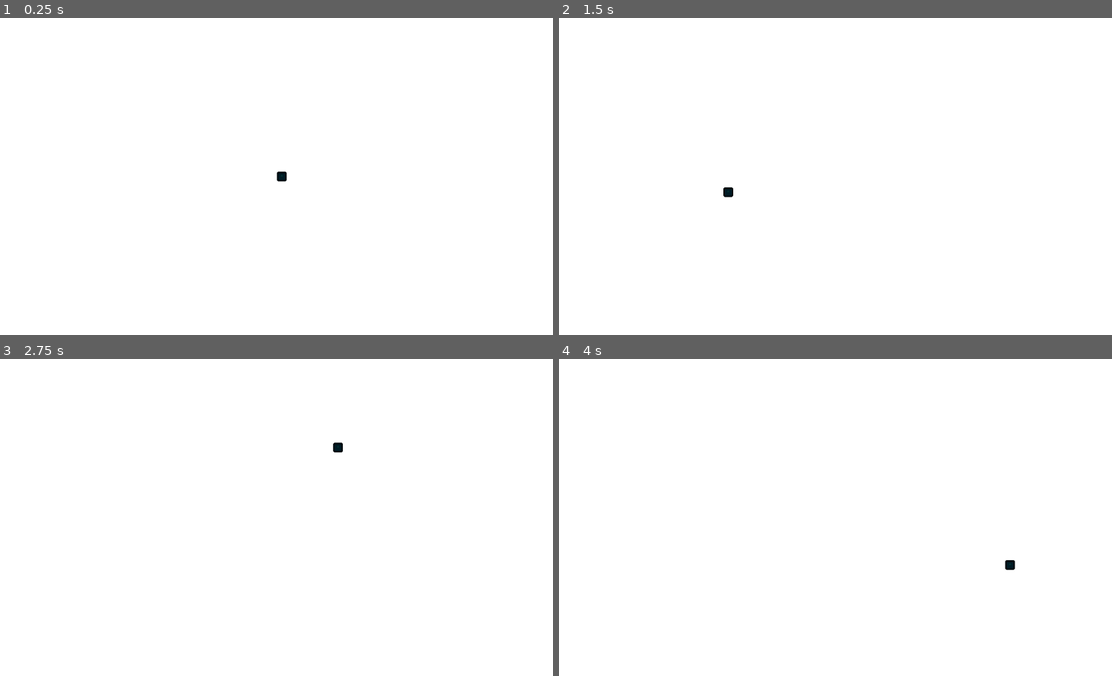
Above: before the commit, frames 1-4 (two rows, left to right).
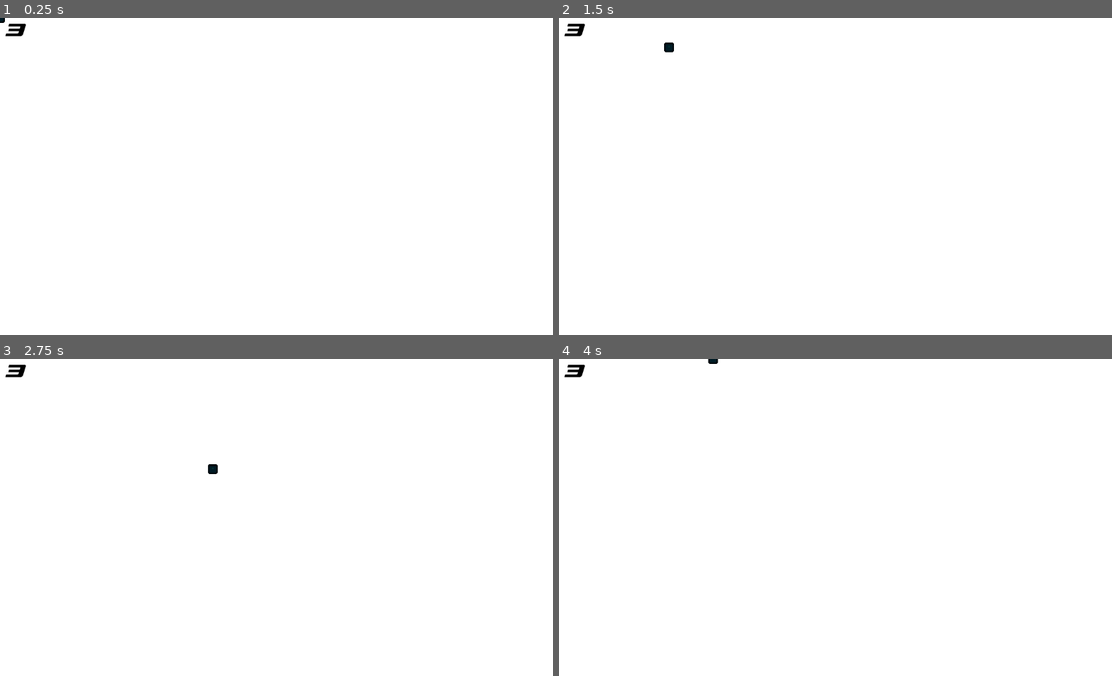
Above: after the commit, the same moments.

Repository: Savio-888/Trabalho-Logica-Jogo
Game: Godot game, scene res://Scenes/Game.tscn
The game is run twice, just before and just after one commit, with the same random seed, the same clock (stepped at 60 frames per second) and the same inputs. The engine's default icon, where the game draws it, is replaced by a stand-in: a white triangle on a blue panel in a dark square.
Inputs (mouse positions are in pixels of both pictures, inside the frame that each line leads up to):
- Up to frame 1 (0.25 s): no input
- Up to frame 2 (1.5 s): tap Enter at 0.5 s; move the mouse to (962, 160) at 0.52 s; hold Right (right, bound only after the commit) 0.53-1.28 s; tap Space at 1.25 s; move the mouse to (730, 192) at 1.27 s; hold Down (down, bound only after the commit) from 1.28 s (still down)
- Up to frame 3 (2.75 s): move the mouse to (337, 447) at 2.02 s; release Down (down, bound only after the commit) at 2.03 s; hold Right (right, bound only after the commit) from 2.03 s (still down)
- Up to frame 4 (4 s): move the mouse to (813, 580) at 2.77 s; release Right (right, bound only after the commit) at 2.78 s; hold Up (up, bound only after the commit) 2.78-3.53 s; move the mouse to (1012, 565) at 3.52 s; hold Left (left, bound only after the commit) from 3.53 s (still down)

The runs differ from the first frame. In frame 1, 0.2% of the frame differs, in the area x 0-52%, y 0-52%; in frame 2, 0.2%, in the area x 0-32%, y 1-57%; in frame 3, 0.2%; in frame 4, 0.2%.

Commit message:
Adicionando primeiros esboços da Hud, além de organizar os códigos em pastas. Também implementei a cena do spawner e do game over, pra futura referência.

Diff:
--- a/Scenes/Game.tscn
+++ b/Scenes/Game.tscn
@@ -11,8 +11,10 @@
 offset_right = 1152.0
 offset_bottom = 648.0
 
-[node name="Player" parent="." instance=ExtResource("2_j5yw3")]
+[node name="Objects" type="Node2D" parent="."]
 
-[node name="Spawner" parent="." instance=ExtResource("3_j5yw3")]
+[node name="Player" parent="Objects" instance=ExtResource("2_j5yw3")]
+
+[node name="Spawner" parent="Objects" instance=ExtResource("3_j5yw3")]
 position = Vector2(1177, -70)
-rotation = 0.68258613
+rotation = 0.6825861
--- /dev/null
+++ b/Scenes/GameOver.tscn
@@ -0,0 +1,100 @@
+[gd_scene load_steps=5 format=3 uid="uid://bh14wk57ypkmy"]
+
+[ext_resource type="Script" uid="uid://4ty3aur8i2kh" path="res://Scripts/HUD/game_over.gd" id="1_k52d1"]
+[ext_resource type="FontFile" uid="uid://dbysrtfs0r7n1" path="res://Dream MMA.ttf" id="1_m5628"]
+
+[sub_resource type="LabelSettings" id="LabelSettings_k52d1"]
+font = ExtResource("1_m5628")
+font_size = 120
+
+[sub_resource type="LabelSettings" id="LabelSettings_m5628"]
+font = ExtResource("1_m5628")
+
+[node name="GameOver" type="CanvasLayer"]
+script = ExtResource("1_k52d1")
+
+[node name="ColorRect" type="ColorRect" parent="."]
+anchors_preset = 15
+anchor_right = 1.0
+anchor_bottom = 1.0
+grow_horizontal = 2
+grow_vertical = 2
+color = Color(0, 0, 0, 1)
+
+[node name="MarginContainer" type="MarginContainer" parent="."]
+anchors_preset = 15
+anchor_right = 1.0
+anchor_bottom = 1.0
+grow_horizontal = 2
+grow_vertical = 2
+theme_override_constants/margin_left = 10
+theme_override_constants/margin_top = 45
+theme_override_constants/margin_right = 10
+theme_override_constants/margin_bottom = 10
+
+[node name="Label" type="Label" parent="MarginContainer"]
+layout_mode = 2
+size_flags_horizontal = 4
+size_flags_vertical = 0
+text = "game over"
+label_settings = SubResource("LabelSettings_k52d1")
+
+[node name="tryagain" type="Button" parent="."]
+self_modulate = Color(0.012617188, 0.012617188, 0.012617188, 1)
+anchors_preset = 8
+anchor_left = 0.5
+anchor_top = 0.5
+anchor_right = 0.5
+anchor_bottom = 0.5
+offset_left = -225.0
+offset_top = -75.0
+offset_right = 225.0
+offset_bottom = 75.0
+grow_horizontal = 2
+grow_vertical = 2
+
+[node name="Label" type="Label" parent="tryagain"]
+layout_mode = 1
+anchors_preset = 8
+anchor_left = 0.5
+anchor_top = 0.5
+anchor_right = 0.5
+anchor_bottom = 0.5
+offset_left = -20.0
+offset_top = -11.5
+offset_right = 20.0
+offset_bottom = 11.5
+grow_horizontal = 2
+grow_vertical = 2
+text = "try again"
+label_settings = SubResource("LabelSettings_m5628")
+
+[node name="close" type="Button" parent="."]
+self_modulate = Color(0.012617188, 0.012617188, 0.012617188, 1)
+anchors_preset = 8
+anchor_left = 0.5
+anchor_top = 0.5
+anchor_right = 0.5
+anchor_bottom = 0.5
+offset_left = -225.0
+offset_top = 45.0
+offset_right = 225.0
+offset_bottom = 195.0
+grow_horizontal = 2
+grow_vertical = 2
+
+[node name="Label" type="Label" parent="close"]
+layout_mode = 1
+anchors_preset = 8
+anchor_left = 0.5
+anchor_top = 0.5
+anchor_right = 0.5
+anchor_bottom = 0.5
+offset_left = -20.0
+offset_top = -11.5
+offset_right = 20.0
+offset_bottom = 11.5
+grow_horizontal = 2
+grow_vertical = 2
+text = "start menu"
+label_settings = SubResource("LabelSettings_m5628")
--- a/Scenes/bullet.tscn
+++ /dev/null
@@ -1,17 +0,0 @@
-[gd_scene load_steps=3 format=3 uid="uid://c4juin13qwaqi"]
-
-[ext_resource type="Script" uid="uid://b1wg1h1hv1usl" path="res://Scripts/bullet.gd" id="1_oduel"]
-[ext_resource type="Texture2D" uid="uid://bjct7or27j0h4" path="res://icon.svg" id="1_xjght"]
-
-[node name="Bullet" type="Node2D"]
-script = ExtResource("1_oduel")
-
-[node name="Sprite2D" type="Sprite2D" parent="."]
-modulate = Color(0, 0, 0, 1)
-scale = Vector2(0.1, 0.1)
-texture = ExtResource("1_xjght")
-
-[node name="RayCast2D" type="RayCast2D" parent="."]
-position = Vector2(-6, -6)
-target_position = Vector2(12, 12)
-collide_with_areas = true
--- a/Scenes/enemy1.tscn
+++ b/Scenes/enemy1.tscn
@@ -1,6 +1,6 @@
 [gd_scene load_steps=3 format=3 uid="uid://gph8vhk0rr33"]
 
-[ext_resource type="Script" uid="uid://jpo2n12c5apy" path="res://Scripts/enemy1.gd" id="1_mxdow"]
+[ext_resource type="Script" uid="uid://jpo2n12c5apy" path="res://Scripts/Inimigos/enemy1.gd" id="1_mxdow"]
 [ext_resource type="Texture2D" uid="uid://bjct7or27j0h4" path="res://icon.svg" id="2_afpow"]
 
 [node name="Enemy1" type="Node2D"]
--- /dev/null
+++ b/Scenes/enemybullet.tscn
@@ -0,0 +1,17 @@
+[gd_scene load_steps=3 format=3 uid="uid://c4juin13qwaqi"]
+
+[ext_resource type="Script" uid="uid://b1wg1h1hv1usl" path="res://Scripts/Inimigos/enemybullet.gd" id="1_0y01j"]
+[ext_resource type="Texture2D" uid="uid://bjct7or27j0h4" path="res://icon.svg" id="2_yhite"]
+
+[node name="Bullet" type="Node2D"]
+script = ExtResource("1_0y01j")
+
+[node name="Sprite2D" type="Sprite2D" parent="."]
+modulate = Color(0, 0, 0, 1)
+scale = Vector2(0.1, 0.1)
+texture = ExtResource("2_yhite")
+
+[node name="RayCast2D" type="RayCast2D" parent="."]
+position = Vector2(-6, -6)
+target_position = Vector2(12, 12)
+collide_with_areas = true
--- a/Scenes/player.tscn
+++ b/Scenes/player.tscn
@@ -1,10 +1,17 @@
-[gd_scene load_steps=4 format=3 uid="uid://blo6oavb3cb2x"]
+[gd_scene load_steps=7 format=3 uid="uid://blo6oavb3cb2x"]
 
 [ext_resource type="Script" uid="uid://beepsxmdoy3q2" path="res://Scripts/player.gd" id="1_cvnsp"]
 [ext_resource type="Texture2D" uid="uid://bjct7or27j0h4" path="res://icon.svg" id="2_6t5aa"]
+[ext_resource type="Script" uid="uid://b5me61bpbpi5l" path="res://Scripts/HUD/hudplayer.gd" id="3_vgqql"]
+[ext_resource type="FontFile" uid="uid://dbysrtfs0r7n1" path="res://Dream MMA.ttf" id="4_fkybt"]
 
 [sub_resource type="RectangleShape2D" id="RectangleShape2D_vgqql"]
 size = Vector2(38, 38)
+
+[sub_resource type="LabelSettings" id="LabelSettings_x3wgy"]
+font = ExtResource("4_fkybt")
+font_size = 36
+font_color = Color(0, 0, 0, 1)
 
 [node name="Player" type="Node2D"]
 scale = Vector2(0.5, 0.5)
@@ -19,3 +26,30 @@
 
 [node name="CollisionShape2D" type="CollisionShape2D" parent="Area2D"]
 shape = SubResource("RectangleShape2D_vgqql")
+
+[node name="HUD" type="CanvasLayer" parent="."]
+script = ExtResource("3_vgqql")
+
+[node name="BarradeVida" type="MarginContainer" parent="HUD"]
+anchors_preset = 15
+anchor_right = 1.0
+anchor_bottom = 1.0
+grow_horizontal = 2
+grow_vertical = 2
+theme_override_constants/margin_left = 10
+theme_override_constants/margin_top = 10
+theme_override_constants/margin_right = 10
+theme_override_constants/margin_bottom = 10
+
+[node name="UI" type="Control" parent="HUD/BarradeVida"]
+layout_mode = 2
+
+[node name="barravida" type="Label" parent="HUD/BarradeVida/UI"]
+unique_name_in_owner = true
+layout_mode = 0
+offset_right = 40.0
+offset_bottom = 23.0
+text = "3"
+label_settings = SubResource("LabelSettings_x3wgy")
+horizontal_alignment = 1
+vertical_alignment = 1
--- /dev/null
+++ b/Scripts/HUD/game_over.gd
@@ -0,0 +1,3 @@
+extends CanvasLayer
+func _ready():
+	Input.set_mouse_mode(Input.MOUSE_MODE_VISIBLE)
--- /dev/null
+++ b/Scripts/HUD/hudplayer.gd
@@ -0,0 +1,9 @@
+extends CanvasLayer
+
+@onready var player : Node2D = $".."
+@onready var barravida: Label = %barravida
+func _ready():
+	player.vida_mudada.connect(se_vida_muda)
+
+func se_vida_muda(value: int, max_value: int):
+	barravida.text = str(value)
--- /dev/null
+++ b/Scripts/Inimigos/enemy1.gd
@@ -0,0 +1,28 @@
+extends Node2D
+
+# Script base do primeiro inimigo do jogo. Conforme eu for criando mais inimigos
+# eu vou mudando o script. Mas essa é a base.
+
+var bullet_scene = preload("res://Scenes/enemybullet.tscn")
+var dir = Vector2(0, 4)
+func _ready():
+	$Timer.set_wait_time(1)
+	$Timer.start()
+func _process(_delta):
+	self.position += dir.rotated(self.rotation)
+func spawn_bullets():
+	var b1 = bullet_scene.instantiate()
+	b1.position = self.position
+	b1.rotation = self.rotation
+	b1.dir = Vector2(.5, 6)
+
+	var b2 = bullet_scene.instantiate()
+	b2.position = self.position
+	b2.rotation = self.rotation
+	b2.dir = Vector2(-.5, 6)
+
+	get_parent().add_child(b1)
+	get_parent().add_child(b2)
+
+func timeout() -> void:
+	spawn_bullets()
--- /dev/null
+++ b/Scripts/Inimigos/enemybullet.gd
@@ -0,0 +1,15 @@
+extends Node2D
+
+# Script base da bala dos inimigos.
+var dir = Vector2(1, 0)
+
+func _ready():
+	pass
+
+func _process(_delta):
+	self.position += dir.rotated(self.rotation) # Define posição e rotação, baseado na direção em que foi lançado.
+	if($RayCast2D.is_colliding()): # Checa se o Raycast (colisão da bala) entrou em contato com alguma outra coisa (o player).
+		var collid = $RayCast2D.get_collider().get_parent()
+		if collid.type == "PLAYER":
+			collid.tomar_dano(1)
+			queue_free()
--- a/Scripts/bullet.gd
+++ /dev/null
@@ -1,12 +0,0 @@
-extends Node2D
-
-# Script base da bala dos inimigos.
-var dir = Vector2(1, 0)
-
-func _ready():
-	pass
-
-func _process(_delta):
-	self.position += dir.rotated(self.rotation) # Define posição e rotação, baseado na direção em que foi lançado.
-	if($RayCast2D.is_colliding()): # Checa se o Raycast (colisão da bala) entrou em contato com alguma outra coisa (o player).
-		print('HIT!!') # Isso é so pra teste só.
--- a/Scripts/enemy1.gd
+++ /dev/null
@@ -1,28 +0,0 @@
-extends Node2D
-
-# Script base do primeiro inimigo do jogo. Conforme eu for criando mais inimigos
-# eu vou mudando o script. Mas essa é a base.
-
-var bullet_scene = preload("res://Scenes/bullet.tscn")
-var dir = Vector2(0, 4)
-func _ready():
-	$Timer.set_wait_time(1)
-	$Timer.start()
-func _process(_delta):
-	self.position += dir.rotated(self.rotation)
-func spawn_bullets():
-	var b1 = bullet_scene.instantiate()
-	b1.position = self.position
-	b1.rotation = self.rotation
-	b1.dir = Vector2(.5, 6)
-
-	var b2 = bullet_scene.instantiate()
-	b2.position = self.position
-	b2.rotation = self.rotation
-	b2.dir = Vector2(-.5, 6)
-
-	get_parent().add_child(b1)
-	get_parent().add_child(b2)
-
-func timeout() -> void:
-	spawn_bullets()
--- a/Scripts/game.gd
+++ b/Scripts/game.gd
@@ -1,8 +1,10 @@
 extends Node2D
 
 # Script principal do overworld do jogo.
-
 func _ready():
 	Input.set_mouse_mode(Input.MOUSE_MODE_HIDDEN) # Tira o mouse da tela
-	$Spawner.spawn_time = 1.5
 	# enquanto ele estiver dentro da janela
+	$Objects/Spawner.spawn_time = 1.5
+func _process(_delta):
+	if $Objects/Player/HUD/BarradeVida/UI/barravida.text == str(0):
+		get_tree().change_scene_to_file("res://Scenes/GameOver.tscn")
--- a/Scripts/player.gd
+++ b/Scripts/player.gd
@@ -1,6 +1,23 @@
 extends Node2D
+
+var type = "PLAYER"
+signal vida_mudada(value: int, max_value: int)
+@export var vida_max: int = 3
+@export var vel: float = 5.0
+var vida: int = vida_max
+
 func _ready():
 	pass
 func _process(_delta):
-	self.position = get_global_mouse_position() # Pega a posição do mouse,
-	# e transforma na posição do player na tela.
+	# Inputs de movimentação:
+	if Input.is_action_pressed('up'): # Seta pra cima ou W
+		self.position.y -= vel
+	if Input.is_action_pressed('down'): # Seta pra baixo ou S
+		self.position.y += vel
+	if Input.is_action_pressed('left'): # Seta pra esquerda ou A
+		self.position.x -= vel
+	if Input.is_action_pressed('right'): # Seta pra Direita ou D
+		self.position.x += vel
+func tomar_dano(quant: int):
+	vida = clamp(vida - quant, 0, vida_max)
+	vida_mudada.emit(vida, vida_max)
--- a/project.godot
+++ b/project.godot
@@ -17,7 +17,42 @@
 
 [editor]
 
-movie_writer/movie_file="C:/Users/Sávio/Documents/bullet-hellzin/Gravações/gravacao1.avi"
+movie_writer/movie_file="C:/Users/Sávio/Documents/bullet-hellzin/Gravações/gravacao2.avi"
+
+[input]
+
+up={
+"deadzone": 0.2,
+"events": [Object(InputEventKey,"resource_local_to_scene":false,"resource_name":"","device":0,"window_id":0,"alt_pressed":false,"shift_pressed":false,"ctrl_pressed":false,"meta_pressed":false,"pressed":false,"keycode":0,"physical_keycode":4194320,"key_label":0,"unicode":0,"location":0,"echo":false,"script":null)
+, Object(InputEventJoypadButton,"resource_local_to_scene":false,"resource_name":"","device":-1,"button_index":11,"pressure":0.0,"pressed":false,"script":null)
+, null, Object(InputEventJoypadMotion,"resource_local_to_scene":false,"resource_name":"","device":-1,"axis":1,"axis_value":-1.0,"script":null)
+, Object(InputEventKey,"resource_local_to_scene":false,"resource_name":"","device":0,"window_id":0,"alt_pressed":false,"shift_pressed":false,"ctrl_pressed":false,"meta_pressed":false,"pressed":false,"keycode":0,"physical_keycode":87,"key_label":0,"unicode":0,"location":0,"echo":false,"script":null)
+]
+}
+down={
+"deadzone": 0.2,
+"events": [Object(InputEventJoypadMotion,"resource_local_to_scene":false,"resource_name":"","device":-1,"axis":1,"axis_value":1.0,"script":null)
+, Object(InputEventKey,"resource_local_to_scene":false,"resource_name":"","device":0,"window_id":0,"alt_pressed":false,"shift_pressed":false,"ctrl_pressed":false,"meta_pressed":false,"pressed":false,"keycode":0,"physical_keycode":4194322,"key_label":0,"unicode":0,"location":0,"echo":false,"script":null)
+, Object(InputEventJoypadButton,"resource_local_to_scene":false,"resource_name":"","device":-1,"button_index":12,"pressure":0.0,"pressed":false,"script":null)
+, Object(InputEventKey,"resource_local_to_scene":false,"resource_name":"","device":0,"window_id":0,"alt_pressed":false,"shift_pressed":false,"ctrl_pressed":false,"meta_pressed":false,"pressed":false,"keycode":0,"physical_keycode":83,"key_label":0,"unicode":0,"location":0,"echo":false,"script":null)
+]
+}
+left={
+"deadzone": 0.2,
+"events": [Object(InputEventKey,"resource_local_to_scene":false,"resource_name":"","device":0,"window_id":0,"alt_pressed":false,"shift_pressed":false,"ctrl_pressed":false,"meta_pressed":false,"pressed":false,"keycode":0,"physical_keycode":4194319,"key_label":0,"unicode":0,"location":0,"echo":false,"script":null)
+, Object(InputEventJoypadButton,"resource_local_to_scene":false,"resource_name":"","device":-1,"button_index":13,"pressure":0.0,"pressed":false,"script":null)
+, Object(InputEventJoypadMotion,"resource_local_to_scene":false,"resource_name":"","device":-1,"axis":0,"axis_value":-1.0,"script":null)
+, Object(InputEventKey,"resource_local_to_scene":false,"resource_name":"","device":0,"window_id":0,"alt_pressed":false,"shift_pressed":false,"ctrl_pressed":false,"meta_pressed":false,"pressed":false,"keycode":0,"physical_keycode":65,"key_label":0,"unicode":0,"location":0,"echo":false,"script":null)
+]
+}
+right={
+"deadzone": 0.2,
+"events": [Object(InputEventKey,"resource_local_to_scene":false,"resource_name":"","device":0,"window_id":0,"alt_pressed":false,"shift_pressed":false,"ctrl_pressed":false,"meta_pressed":false,"pressed":false,"keycode":0,"physical_keycode":4194321,"key_label":0,"unicode":0,"location":0,"echo":false,"script":null)
+, Object(InputEventJoypadButton,"resource_local_to_scene":false,"resource_name":"","device":-1,"button_index":14,"pressure":0.0,"pressed":false,"script":null)
+, Object(InputEventJoypadMotion,"resource_local_to_scene":false,"resource_name":"","device":-1,"axis":0,"axis_value":1.0,"script":null)
+, Object(InputEventKey,"resource_local_to_scene":false,"resource_name":"","device":0,"window_id":0,"alt_pressed":false,"shift_pressed":false,"ctrl_pressed":false,"meta_pressed":false,"pressed":false,"keycode":0,"physical_keycode":68,"key_label":0,"unicode":0,"location":0,"echo":false,"script":null)
+]
+}
 
 [rendering]
 
Binary file added: Dream MMA.ttf
Not shown, added: Dream MMA.ttf.import
Not shown, added: Scripts/HUD/game_over.gd.uid
Not shown, added: Scripts/HUD/hudplayer.gd.uid
Renamed: Scripts/enemy1.gd.uid -> Scripts/Inimigos/enemy1.gd.uid
Renamed: Scripts/bullet.gd.uid -> Scripts/Inimigos/enemybullet.gd.uid
Not shown, added: Gravações/gravacao2.avi
